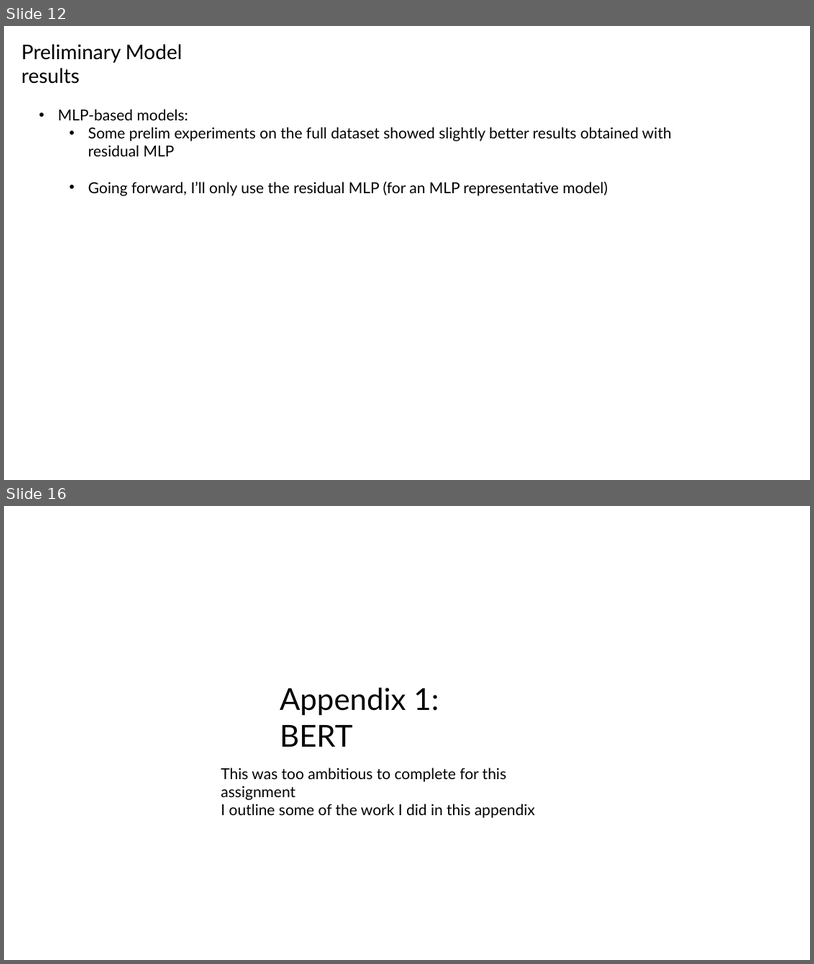
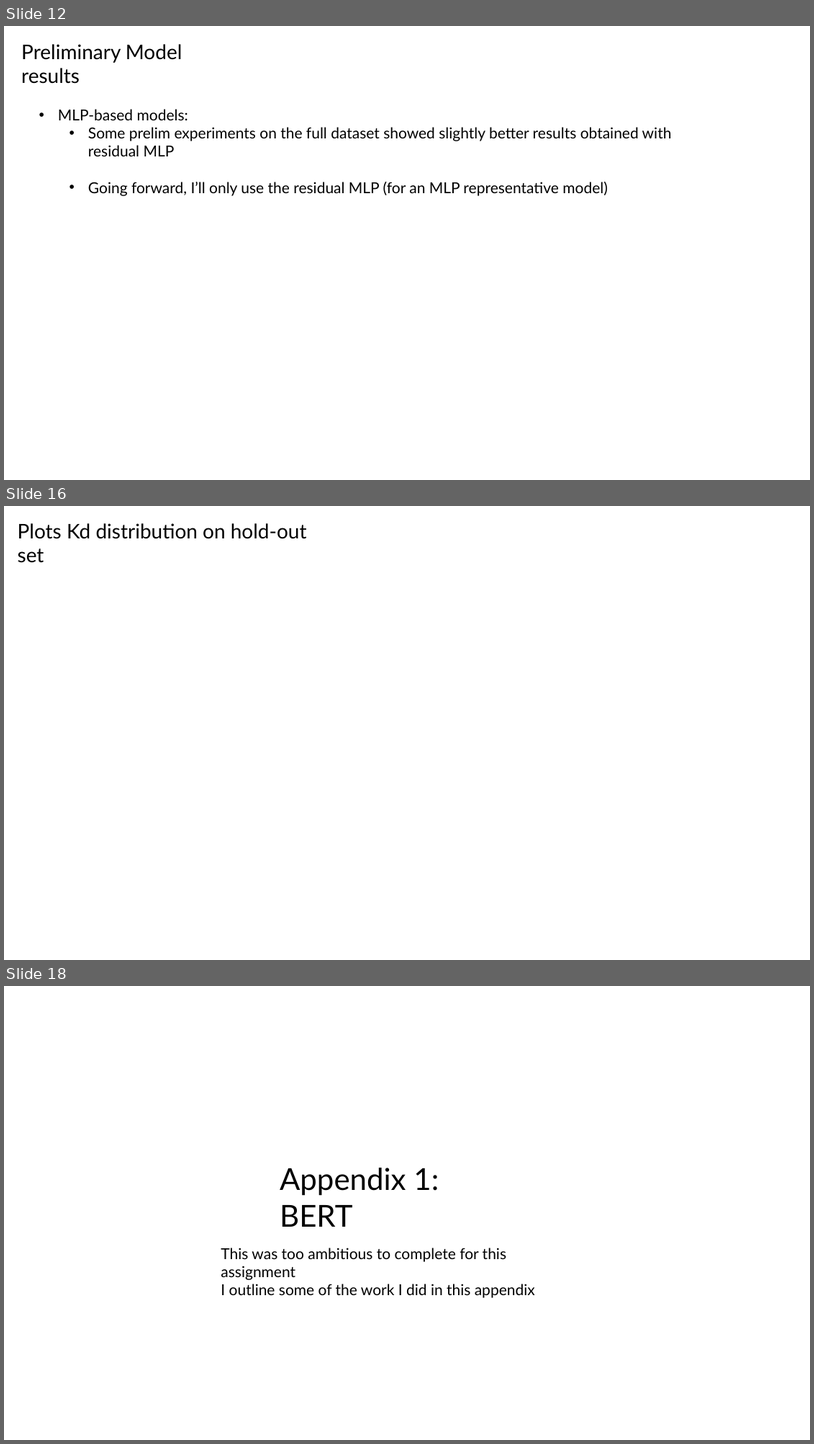
Before and after one commit to planaria158/BERT-antibody-antigen-binding-energy, a slide deck: Homework-aAlphaBio.pptx. Shown one above the other, each under a label of ours: slides 12 and 16 before the commit, slides 12, 16 and 18 after it; the slides between them are not shown. The pictures are 814x964 and 814x1444 pixels, drawn with LibreOffice and Linux fonts; fonts in the diff are those of the drawing. Boxes give left, top, right and bottom in pixels: in the first picture for what was removed or moved away, otherwise in the second. Text is boxed around its words. In the diff, an @@ line names an element or a change of style, - is before the commit and + after.

```diff
--- a/Homework-aAlphaBio.pptx
+++ b/Homework-aAlphaBio.pptx
@@ slide 16 added at (4,506,810,960), background #FFFFFF @@
@@ text added at (18,523,307,563), 24 pt, text #000000 @@
+Plots Kd distribution on hold-out set
@@ what was slide 16 is now slide 18 @@
```
Also in this commit, not shown: 2 slides changed, 2 other slides added, 1 slide removed.
